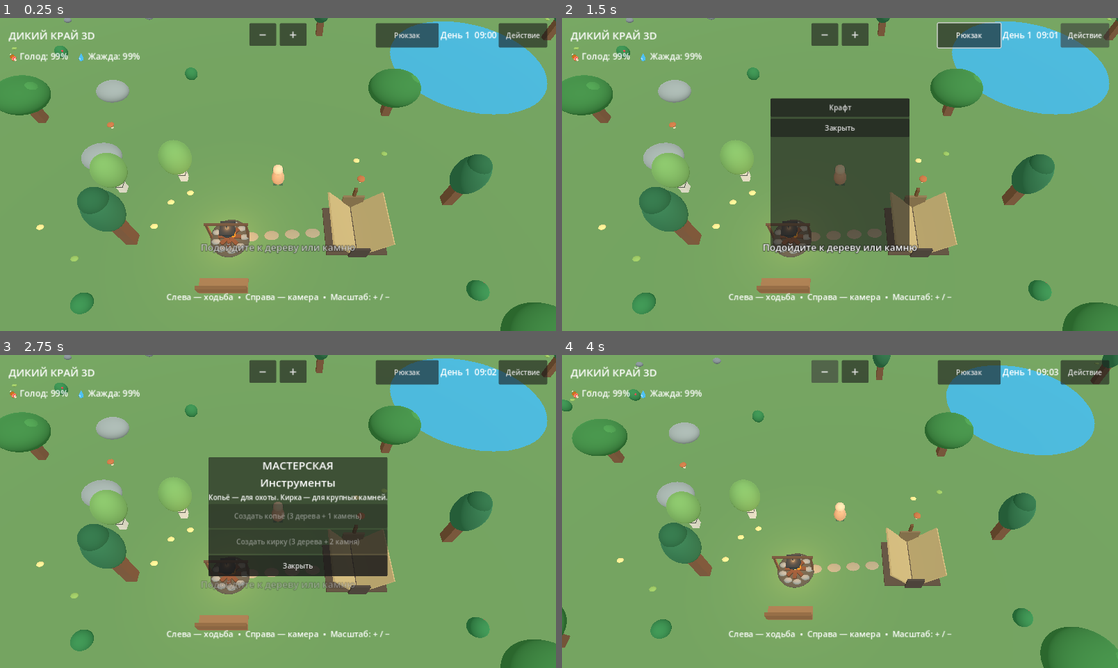
Above: before the commit, frames 1-4 (two rows, left to right).
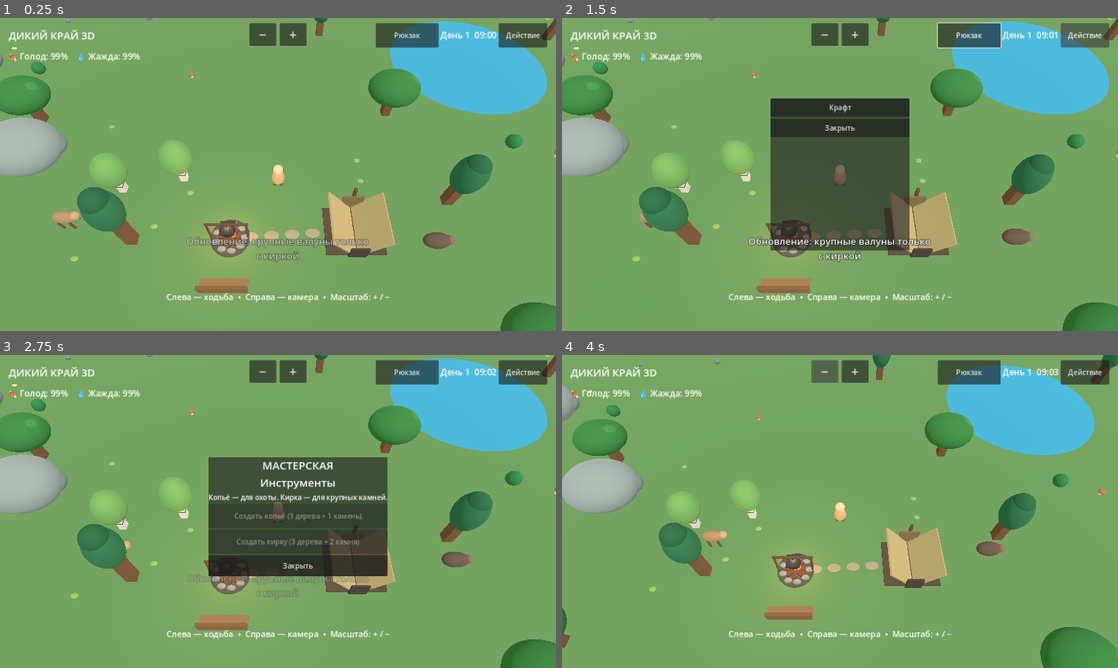
Above: after the commit, the same moments.

Repository: hjz2tz7cgv-ctrl/DikiyKrayGodot
Game: Godot game, scene res://scenes/main.tscn
Same seed, same stepped clock (60 frames per second), same inputs: the game is played once before the commit and once after it.
Inputs:
- Up to frame 1 (0.25 s): no input
- Up to frame 2 (1.5 s): click "Рюкзак" at 0.5 s; click "Действие" at 1.25 s
- Up to frame 3 (2.75 s): click "Крафт" at 2 s
- Up to frame 4 (4 s): click "Закрыть" at 2.75 s; click "−" at 3.5 s

The runs differ from the first frame. In frame 1, 5.0% of the frame differs, in the area x 0-100%, y 0-95%; in frame 2, 4.7%; in frame 3, 4.2%; in frame 4, 3.9%.

Commit message:
Add files via upload

Diff:
--- a/scripts/main.gd
+++ b/scripts/main.gd
@@ -93,7 +93,7 @@
 var nearby_action_kind := ""
 var nearby_action_index := -1
 var nearby_action_position := Vector3.ZERO
-var status_message := "Подойдите к дереву или камню"
+var status_message := "Обновление: крупные валуны только с киркой"
 var rng := RandomNumberGenerator.new()
 
 # 24 минуты реального времени = одни игровые сутки.
@@ -372,7 +372,7 @@
     # Больше ресурсов, но без тяжёлых импортированных моделей.
     for i in range(112):
         var kind := "tree" if i < 72 else "rock"
-        var radius := 0.85 if kind == "tree" else (0.48 if i % 3 == 0 else 0.9)
+        var radius := 0.85 if kind == "tree" else (0.38 if i % 3 == 0 else 1.85)
         var pos := Vector2.ZERO
         var found := false
         for attempt in range(90):
@@ -406,8 +406,12 @@
         else:
             var small_rock := i % 3 == 0
             var rock_color := Color("929c9a") if not small_rock else Color("777f86")
-            var rock_size := rng.randf_range(0.32, 0.48) if small_rock else rng.randf_range(0.95, 1.4)
-            _mesh_sphere(node, rock_size, Vector3(0, rock_size * 0.55, 0), rock_color, Vector3(1.1, 0.65, 0.9))
+            var rock_size := rng.randf_range(0.22, 0.38) if small_rock else rng.randf_range(1.9, 2.6)
+            _mesh_sphere(node, rock_size, Vector3(0, rock_size * 0.55, 0), rock_color, Vector3(1.15, 0.8, 1.0))
+            if not small_rock:
+                # Дополнительные выступы делают крупный валун заметным и менее круглым.
+                _mesh_sphere(node, rock_size * 0.55, Vector3(rock_size * 0.6, rock_size * 0.35, -rock_size * 0.25), rock_color.darkened(0.12), Vector3(1.0, 0.65, 0.9))
+                _mesh_sphere(node, rock_size * 0.42, Vector3(-rock_size * 0.55, rock_size * 0.4, rock_size * 0.3), rock_color.lightened(0.08), Vector3(0.9, 0.8, 1.0))
         obstacles.append({"pos": pos, "radius": radius, "node": node})
         resources.append({"kind": kind, "pos": pos, "node": node, "duration": 2.4 if kind == "tree" else (1.3 if i % 3 == 0 else 5.0), "large": kind == "rock" and i % 3 != 0, "alive": true})
     for i in range(48):
@@ -1119,7 +1123,17 @@
     progress_bar.visible = false
 
 func _finish_mining() -> void:
+    # Дополнительная проверка при завершении добычи: нельзя получить
+    # большой камень, если кирки нет, даже при ошибочном запуске таймера.
+    if target_resource < 0 or target_resource >= resources.size():
+        _stop_mining()
+        return
     var r: Dictionary = resources[target_resource]
+    if r["kind"] == "rock" and bool(r.get("large", false)) and not has_pickaxe:
+        _stop_mining()
+        status_message = "Нужна кирка: 3 древесины и 2 камня"
+        _update_ui()
+        return
     r["alive"] = false
     r["node"].queue_free()
     resources[target_resource] = r
